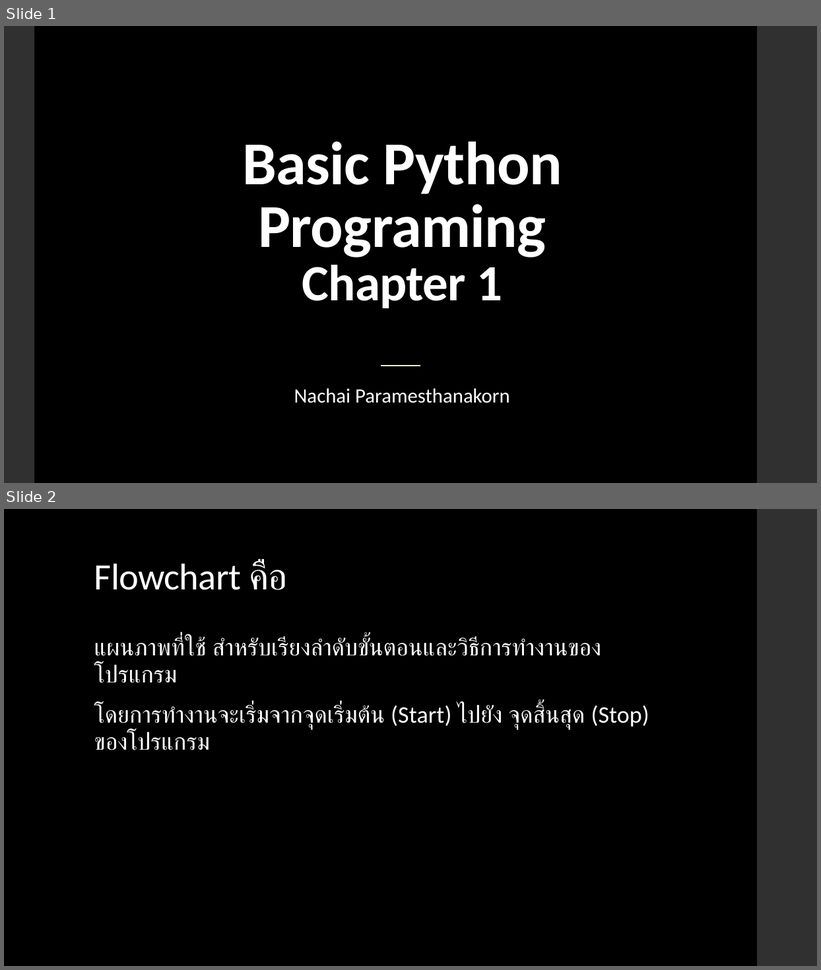
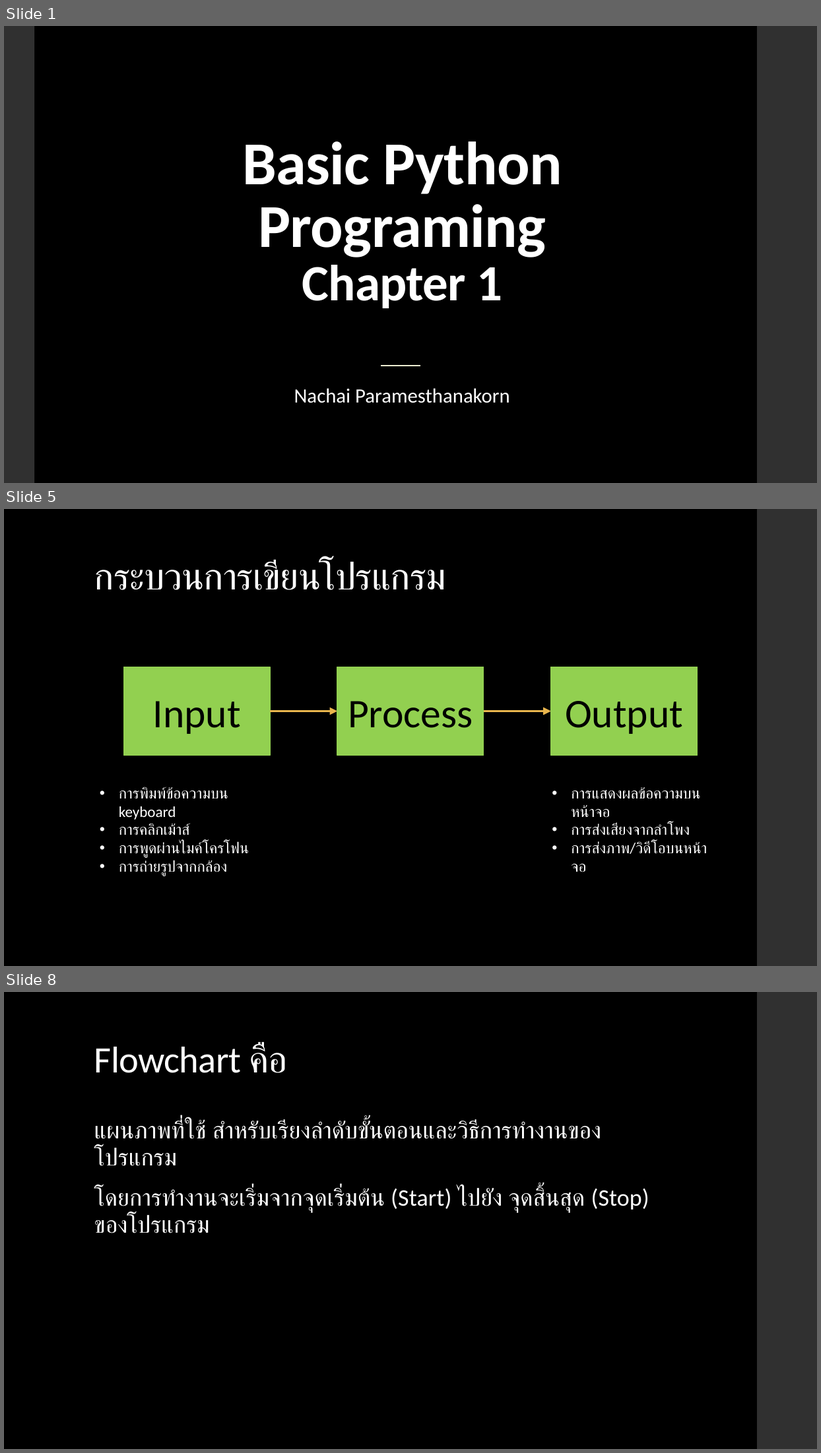
Before and after one commit to NaPryder/Basic-Python-101, a slide deck: Chapter 1/Chapter 1.pptx. Shown one above the other, each under a label of ours: slides 1 and 2 before the commit, slides 1, 5 and 8 after it; the slides between them are not shown. The pictures are 821x970 and 821x1453 pixels, drawn with LibreOffice and Linux fonts; fonts in the diff are those of the drawing. Boxes give left, top, right and bottom in pixels: in the first picture for what was removed or moved away, otherwise in the second. Text is boxed around its words. In the diff, an @@ line names an element or a change of style, - is before the commit and + after.

```diff
--- a/Chapter 1/Chapter 1.pptx
+++ b/Chapter 1/Chapter 1.pptx
@@ slide 5 added at bbox=[4, 509, 817, 966], background #000000; not listed: 1 template element that a slide beside it also shows @@
@@ title added at bbox=[94, 560, 446, 590], 44 pt, text #FFFFFF @@
+กระบวนการเขียนโปรแกรม
@@ group added at bbox=[123, 667, 698, 755]: 3 rectangles, 2 arrows @@
+Input
+Process
+Output
@@ text added at bbox=[119, 787, 249, 877], 18 pt, text #FFFFFF @@
+• การพิมพ์ข้อความบน keyboard
+• การคลิกเม้าส์
+• การพูดผ่านไมค์โครโฟน
+• การถ่ายรูปจากกล้อง
@@ text added at bbox=[571, 788, 707, 854], 18 pt, text #FFFFFF @@
+• การแสดงผลข้อความบนหน้าจอ
+• การส่งเสียงจากลำโพง
+• การส่งภาพ/วิดีโอบนหน้าจอ
@@ what was slide 2 is now slide 8 @@
```
Also in this commit, not shown: 7 other slides added, 3 other files.
